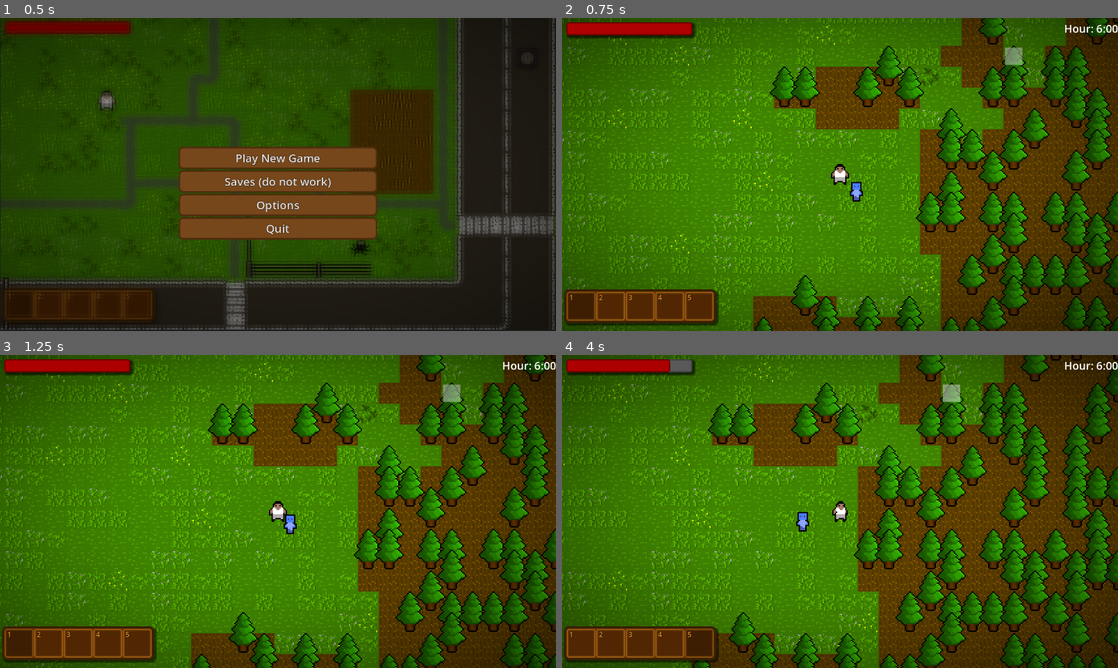
Above: before the commit, frames 1-4 (two rows, left to right).
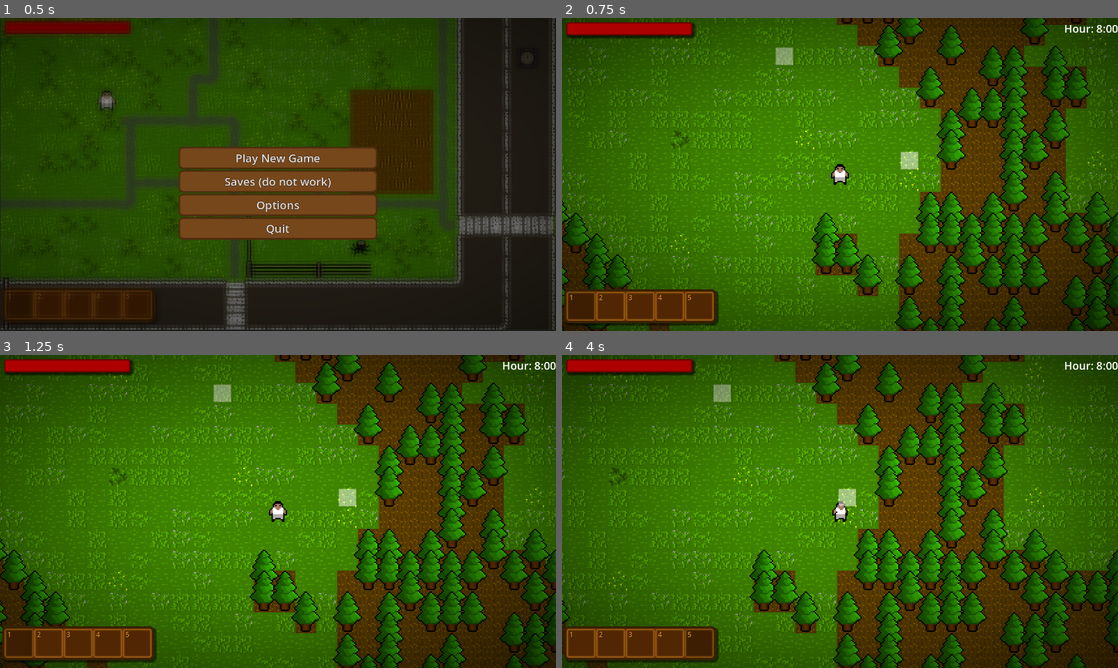
Above: after the commit, the same moments.

Repository: Lucasc0-Git/The-Gunsmith-Survivor
Game: Godot game, scene res://Scenes/StartScene.tscn
The game is run twice, just before and just after one commit, with the same random seed, the same clock (stepped at 60 frames per second) and the same inputs.
Inputs (mouse positions are in pixels of both pictures, inside the frame that each line leads up to):
- Up to frame 1 (0.5 s): no input
- Up to frame 2 (0.75 s): click "Play New Game" at 0.5 s
- Up to frame 3 (1.25 s): no input
- Up to frame 4 (4 s): drag from (578, 642) to (851, 524) at 1.27 s; tap Enter at 2 s; drag from (612, 642) to (851, 524) at 2.02 s; tap Space at 2.75 s; move the mouse to (639, 642) at 2.77 s; hold D (move_right) 2.78-3.5 s; hold Mouse wheel up (prev_weapon) 2.78-3.5 s; click (639, 642) at 2.92 s; drag from (667, 642) to (806, 527) at 3.52 s

Frame 1 is identical in both runs. In frame 2, 40% of the frame differs, in the area x 0-100%, y 0-100%; in frame 3, 40%; in frame 4, 45%.

Commit message:
Added day-night cycle with world tint

Diff:
--- a/Godot-Project-Files/Scenes/Main.tscn
+++ b/Godot-Project-Files/Scenes/Main.tscn
@@ -234,7 +234,10 @@
 [node name="Main" type="Node2D" unique_id=211418808]
 process_mode = 3
 script = ExtResource("1_rgh2o")
+lighting_colors = Array[Color]([Color(0.23152995, 0.41536132, 0.7279383, 1), Color(0.9226321, 0.57512456, 0.3179874, 1), Color(1, 1, 1, 1), Color(0.93009645, 0.56672215, 0.35932958, 1), Color(0.26177257, 0.4113937, 0.7190747, 1), Color(0.15909046, 0.15919095, 0.2919402, 1)])
 zombie_scene = ExtResource("2_vy5pj")
+
+[node name="CanvasModulate" type="CanvasModulate" parent="." unique_id=238719044]
 
 [node name="Map" parent="." unique_id=1487724397 instance=ExtResource("1_idj7w")]
 process_mode = 1
--- a/Godot-Project-Files/Scenes/Map.tscn
+++ b/Godot-Project-Files/Scenes/Map.tscn
@@ -207,8 +207,8 @@
 [sub_resource type="ShaderMaterial" id="ShaderMaterial_5nsto"]
 shader = ExtResource("3_r08cw")
 shader_parameter/edge_strength = 0.74000003515
-shader_parameter/edge_start = 0.2000000095
-shader_parameter/edge_end = 1.0
+shader_parameter/edge_start = 0.106000005035
+shader_parameter/edge_end = 0.95
 
 [node name="Map" type="Node2D" unique_id=780033491]
 z_index = -2
--- a/Godot-Project-Files/Scripts/main.gd
+++ b/Godot-Project-Files/Scripts/main.gd
@@ -9,18 +9,36 @@
 @onready var Ysort := $YSORT
 @onready var label: Label = $CanvasLayer/Label
 @onready var spawners: Node2D = $Spawners
+@onready var canvas_modulate: CanvasModulate = $CanvasModulate
+
+enum TimeOfDay {DAWN, SUNRISE, DAY, SUNSET, DUSK, NIGHT}
+
+@export var lighting_colors: Array[Color] = [
+	Color(0.4, 0.4, 0.6),  # DAWN
+	Color(0.7, 0.6, 0.5),  # SUNRISE
+	Color(1, 1, 1),         # DAY
+	Color(0.7, 0.6, 0.5),  # SUNSET
+	Color(0.4, 0.4, 0.6),  # DUSK
+	Color(0.1, 0.1, 0.2),  # NIGHT
+]
+
+var day_colors := {}
 
 @export_group("Enemies")
 @export var zombie_scene: PackedScene
 
 func _ready() -> void:
-	GameManager.set_day(1)
-	GameManager.set_hour(6)
-
+	day_colors = {
+		6:  lighting_colors[TimeOfDay.DAWN],
+		7:  lighting_colors[TimeOfDay.SUNRISE],
+		8:  lighting_colors[TimeOfDay.DAY],
+		18: lighting_colors[TimeOfDay.SUNSET],
+		19: lighting_colors[TimeOfDay.DUSK],
+		20: lighting_colors[TimeOfDay.NIGHT],
+	}
+	canvas_modulate.color = day_colors[8]
 	var spawn_pos := map.get_spawn_position()
 	spawn_player(spawn_pos)
-	spawn_enemy(zombie_scene, Vector2(50, 50))
-
 	label.text = "Hour: " + str(GameManager.current_hour) + ":00"
 	## Set "player" variable in the hud.gd
 	GameManager.hour_changed.connect(_on_hour_changed)
@@ -31,13 +49,31 @@
 	map.player = player
 	map.world_generated.connect(_on_world_generated)
 	map.generate_world()
+	GameManager.set_day(1)
+	GameManager.set_hour(8)
 
 func _on_hour_changed(hour: int) -> void:
 	label.text = "Hour: " + str(hour) + ":00"
+	_update_lightning(hour)
 
 	if hour == 12:
 		for spawner: Spawner in spawners.get_children():
 			spawner.spawn_enemy()
+
+func _update_lightning(hour: int) -> void:
+	if !day_colors.has(hour): return
+	var target_color: Color = day_colors[hour]
+	var tween := create_tween()
+	tween.tween_property(canvas_modulate, "color", target_color, 25)
+
+	var target_vignette: float
+	if hour >= 20 or hour < 6:
+		target_vignette = 0.8
+	elif hour == 6 or hour == 19:
+		target_vignette = 0.9
+	else:
+		target_vignette = 0.95
+	map.set_vignette_strength(target_vignette, 25)
 
 func spawn_enemy(scene: PackedScene, pos: Vector2) -> void:
 	var enemy := scene.instantiate()
--- a/Godot-Project-Files/Scripts/map.gd
+++ b/Godot-Project-Files/Scripts/map.gd
@@ -3,6 +3,7 @@
 
 @onready var map: TileMapLayer = get_node("Map")
 @onready var objects: TileMapLayer = get_node("Objects")
+@onready var vignette: ColorRect = $ScreenEffects/Vignette
 
 var player: Player
 var world_seed: int
@@ -43,7 +44,7 @@
 var spawner_positions := []
 
 func _ready() -> void:
-	world_seed = GameManager.current_world_seed
+	world_seed = 500
 	world_noise.seed = world_seed
 
 func generate_world() -> void:
@@ -116,3 +117,12 @@
 					if atlas != Vector2i(0, 0): #Change this to atlas coords of nonspawnable blocks
 						return tile
 	return Vector2i(0, 0)
+
+func set_vignette_strength(target: float, duration: float) -> void:
+	var tween := create_tween()
+	tween.tween_method(
+		func(val: float) -> void: vignette.material.set_shader_parameter("edge_end", val),
+		vignette.material.get_shader_parameter("edge_end"),
+		target,
+		duration
+	)
--- a/Godot-Project-Files/Scripts/zombie.gd
+++ b/Godot-Project-Files/Scripts/zombie.gd
@@ -1,12 +1,2 @@
 extends Enemy
 class_name Zombie
-
-@export var lunge_speed: int = 150
-
-func move(delta: float) -> void:
-	var distance := global_position.distance_to(player.global_position)
-	var direction := global_position.direction_to(player.global_position)
-	if distance < 25:
-		return
-	else:
-		velocity = direction * speed
